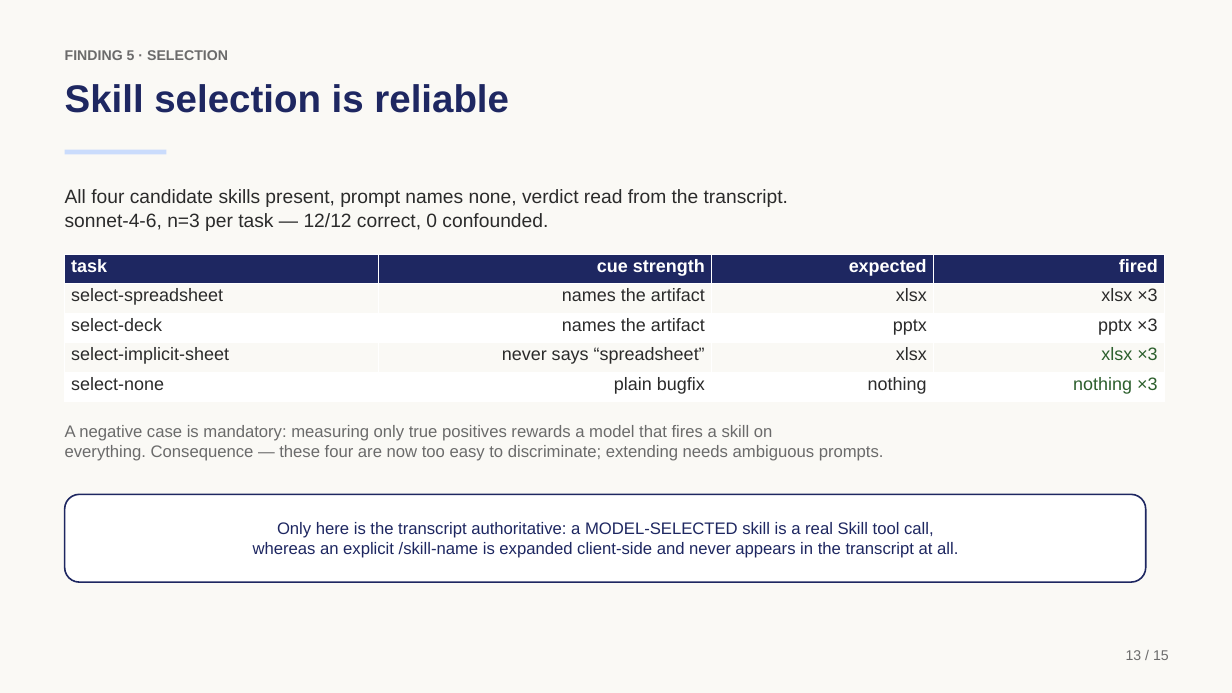
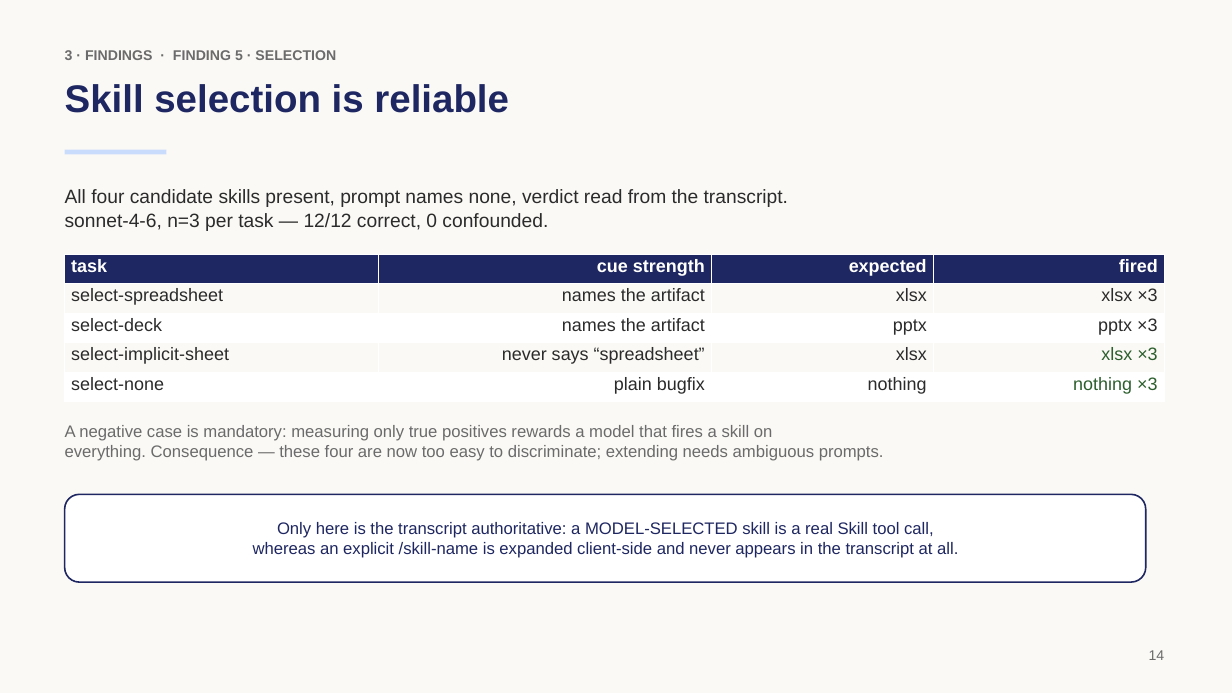
Before and after one commit to rossoctl/autobench-claudecode, a slide deck: slide 14 of results/autobench-claudecode-summary.pptx (slide 13 before the commit). Drawn at 1232x693 pixels with LibreOffice and Linux fonts; fonts in the diff are those of the drawing. Boxes give left, top, right and bottom in pixels: in the first picture for what was removed or moved away, otherwise in the second. Text is boxed around its words. In the diff, an @@ line names an element or a change of style, - is before the commit and + after.

```diff
--- a/results/autobench-claudecode-summary.pptx
+++ b/results/autobench-claudecode-summary.pptx
@@ text at (65, 50, 336, 60): text changed @@
-FINDING 5 · SELECTION
+3 · FINDINGS · FINDING 5 · SELECTION
@@ text at (1149, 650, 1165, 660): text changed @@
-13 / 15
+14
```
Also in this commit, not shown: 14 other slides changed, 1 slide added, 3 other files.
